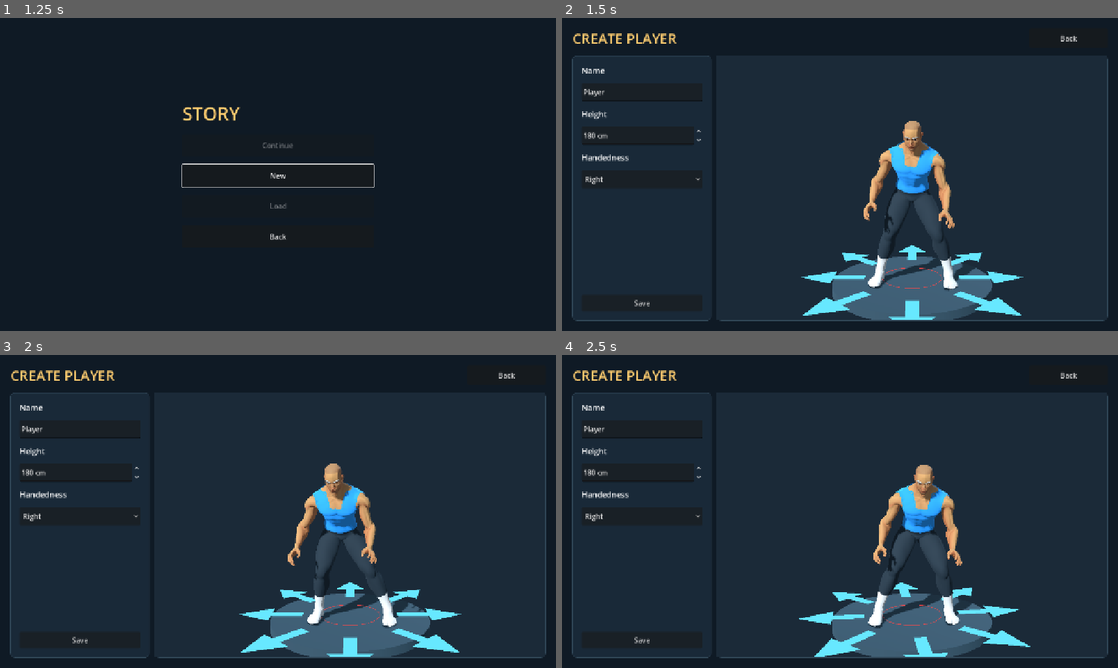
Above: before the commit, frames 1-4 (two rows, left to right).
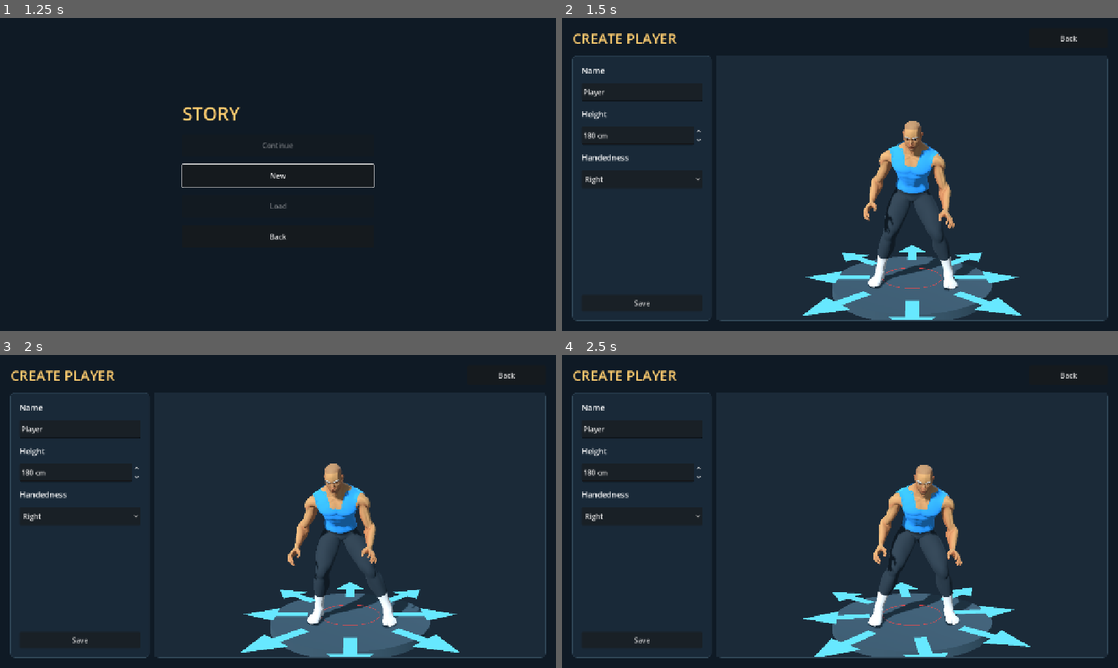
Above: after the commit, the same moments.

Repository: foreandr/volleyball
Game: Godot game, scene res://scenes/main.tscn
Same seed, same stepped clock (60 frames per second), same inputs: the game is played once before the commit and once after it.
Inputs (mouse positions are in pixels of both pictures, inside the frame that each line leads up to):
- Up to frame 1 (1.25 s): click "Story" at 0.5 s
- Up to frame 2 (1.5 s): click "New" at 1.25 s
- Up to frame 3 (2 s): no input
- Up to frame 4 (2.5 s): tap Enter at 2 s; move the mouse to (962, 495) at 2.02 s; hold Right from 2.03 s (still down); tap Z at 2.1 s; click (962, 495) at 2.17 s; tap Space at 2.27 s

Frame 1 is identical in both runs. In frame 2, 0.2% of the frame differs, in the area x 43-83%, y 80-85%; in frame 3, 0.2%; in frame 4, 0.2%.

Commit message:
Nudge straight lateral landing arrows closer

Diff:
--- a/scripts/player_direction_arrows.gd
+++ b/scripts/player_direction_arrows.gd
@@ -1,7 +1,7 @@
 extends MeshInstance3D
 
 const LANDING_RADIUS := 0.90
-const SIDE_LANDING_RADIUS := 0.80
+const SIDE_LANDING_RADIUS := 0.75
 var selected := 0
 
 func _ready() -> void:
